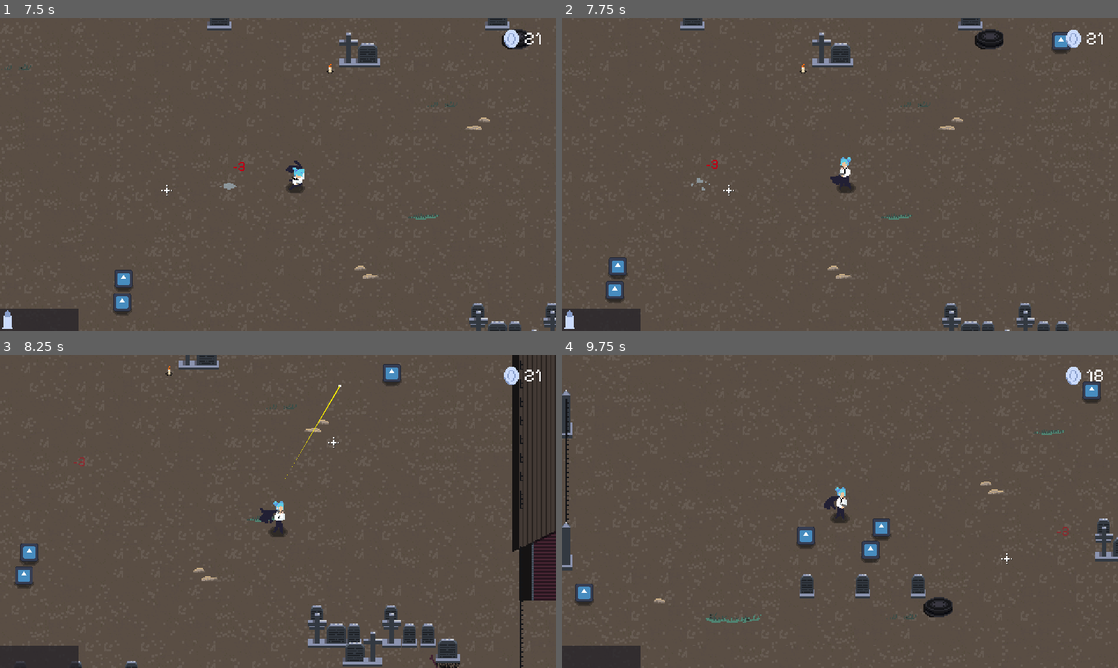
Above: before the commit, frames 1-4 (two rows, left to right).
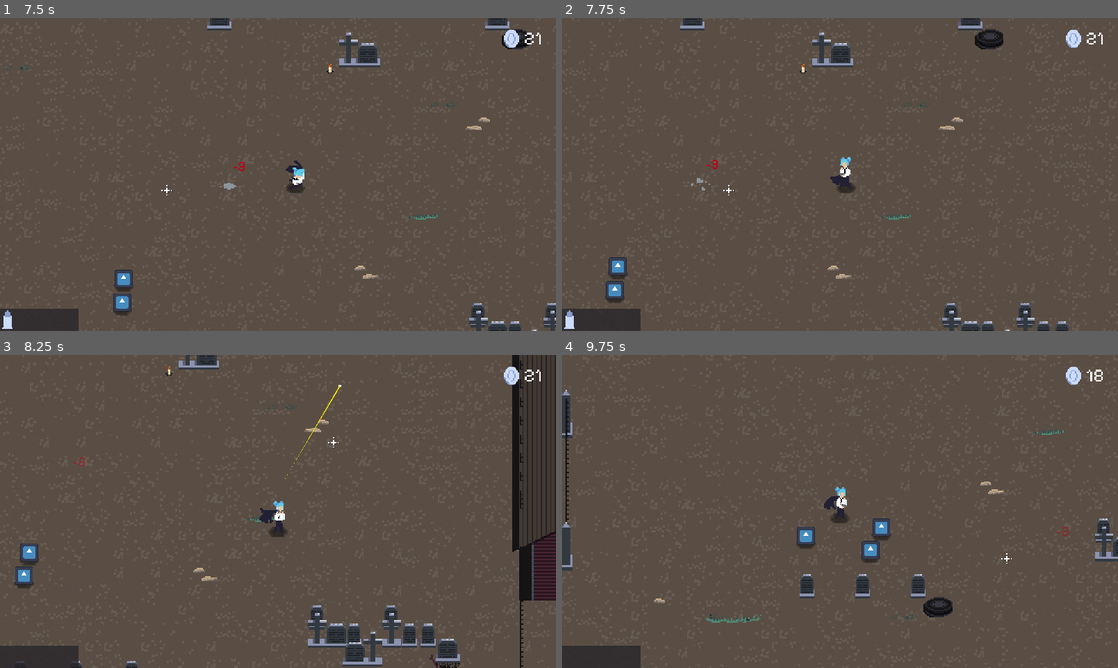
Above: after the commit, the same moments.

Repository: Niimphu/JGJ24
Game: Godot game, scene res://scenes/game/game.tscn
Two runs of this game, one before a commit and one after it. Both use one fixed random seed, a clock stepped at 60 frames per second and the inputs below. The engine's default icon, where the game draws it, is replaced by a stand-in: a white triangle on a blue panel in a dark square.
Inputs (mouse positions are in pixels of both pictures, inside the frame that each line leads up to):
- Up to frame 1 (7.5 s): tap Enter at 0.5 s; move the mouse to (400, 158) at 0.52 s; hold D (move_right) 0.53-1.28 s; click (400, 158) at 0.6 s; move the mouse to (166, 190) at 1.27 s; hold S (move_down) 1.28-2.03 s; tap Space (roll) every 1.5 s from 1.35 to 7.35 s; move the mouse to (333, 105) at 2.02 s; hold D (move_right) 2.03-2.78 s; click (333, 105) at 2.1 s; move the mouse to (250, 237) at 2.77 s; hold W (move_up) 2.78-3.53 s; move the mouse to (444, 221) at 3.52 s; hold A (move_left) 3.53-5.03 s; click (444, 221) at 3.6 s; tap R (reload) at 4.15 s; move the mouse to (111, 127) at 4.27 s; move the mouse to (305, 174) at 5.02 s; hold S (move_down) 5.03-5.78 s; click (305, 174) at 5.1 s; move the mouse to (194, 96) at 5.77 s; hold D (move_right) 5.78-6.53 s; move the mouse to (400, 158) at 6.52 s; hold W (move_up) 6.53-7.28 s; click (400, 158) at 6.6 s; move the mouse to (166, 190) at 7.27 s; hold D (move_right) from 7.28 s (still down)
- Up to frame 2 (7.75 s): keep holding D (move_right)
- Up to frame 3 (8.25 s): move the mouse to (333, 442) at 8.02 s; release D (move_right) at 8.03 s; hold S (move_down) from 8.03 s (still down); click (333, 442) at 8.1 s
- Up to frame 4 (9.75 s): move the mouse to (812, 574) at 8.77 s; release S (move_down) at 8.78 s; hold A (move_left) 8.78-9.53 s; tap Space (roll) at 8.85 s; move the mouse to (1006, 558) at 9.52 s; hold W (move_up) from 9.53 s (still down); click (1006, 558) at 9.6 s

Frame 1 is identical in both runs. In frame 2, 0.2% of the frame differs, in the area x 88-92%, y 4-12%; in frame 3, 0.2%; in frame 4, 0.5%, in the area x 2-97%, y 8-81%.

Commit message:
more wave logic

Diff:
--- a/scenes/entities/test_enemy.tscn
+++ b/scenes/entities/base_enemy.tscn
@@ -1,8 +1,8 @@
 [gd_scene load_steps=9 format=3 uid="uid://lo6v7voiebej"]
 
-[ext_resource type="Texture2D" uid="uid://bcxte0yk7bv2m" path="res://icon.svg" id="1_8w0e4"]
-[ext_resource type="Script" path="res://scenes/entities/test_enemy.gd" id="1_mpth1"]
-[ext_resource type="Texture2D" uid="uid://2r441fbxdbkp" path="res://assets/images/Shadow.png" id="2_swocn"]
+[ext_resource type="Script" path="res://scenes/entities/enemy.gd" id="1_cxify"]
+[ext_resource type="Texture2D" uid="uid://2r441fbxdbkp" path="res://assets/images/Shadow.png" id="2_1rki4"]
+[ext_resource type="Texture2D" uid="uid://bcxte0yk7bv2m" path="res://icon.svg" id="3_j43up"]
 
 [sub_resource type="CapsuleShape2D" id="CapsuleShape2D_31lw8"]
 radius = 2.2845
@@ -77,15 +77,15 @@
 collision_layer = 16
 motion_mode = 1
 wall_min_slide_angle = 0.0
-script = ExtResource("1_mpth1")
+script = ExtResource("1_cxify")
 
 [node name="Shadow" type="Sprite2D" parent="."]
-texture = ExtResource("2_swocn")
+texture = ExtResource("2_1rki4")
 
 [node name="Body" type="Sprite2D" parent="."]
 position = Vector2(0.0029526, -6.85559)
 scale = Vector2(0.120728, 0.122139)
-texture = ExtResource("1_8w0e4")
+texture = ExtResource("3_j43up")
 
 [node name="CollisionShape2D" type="CollisionShape2D" parent="."]
 position = Vector2(0.0230618, -0.233801)
--- a/scenes/entities/test_enemy.gd
+++ b/scenes/entities/enemy.gd
@@ -15,6 +15,8 @@
 @export var health := 1
 
 var player: Node2D
+
+signal died
 
 func _ready():
 	set_process(false)
@@ -68,4 +70,5 @@
 
 func finished_animation(anim_name: String) -> void:
 	if anim_name == "death":
+		died.emit()
 		queue_free()
--- a/scenes/game/game.gd
+++ b/scenes/game/game.gd
@@ -5,19 +5,36 @@
 
 @onready var popup_scene := preload("res://scenes/ui/popup.tscn")
 
+@onready var final_wave: int = WaveManager.waves.size()
+
 var coins := 36
 var current_wave := 0
+var current_wave_enemy_count := 0
+var wave_spawning := false
+
 
 func _ready():
 	CoinCount.text = str(coins)
 	Input.mouse_mode = Input.MOUSE_MODE_HIDDEN
+	WaveManager.wave_complete.connect(wave_complete)
 	spawn_next_wave()
 
 
 func spawn_next_wave():
+	current_wave_enemy_count = 0
+	wave_spawning = true
 	await get_tree().create_timer(3).timeout
 	WaveManager.spawn_wave(current_wave)
 
+
+func wave_complete() -> void:
+	current_wave += 1
+	if current_wave == final_wave:
+		print("final wave done")
+	else: #temp: change to shop logic
+		await get_tree().create_timer(3).timeout
+		spawn_next_wave()
+	print("finito")
 
 
 func update_coins(amount: int, location: Vector2) -> bool:
--- a/scenes/game/wave_manager.gd
+++ b/scenes/game/wave_manager.gd
@@ -3,30 +3,37 @@
 @export var EnemiesFolder: Node2D
 @export var Player: Node2D
 
-@onready var test_enemy := preload("res://scenes/entities/test_enemy.tscn")
+@onready var test_enemy := preload("res://scenes/entities/base_enemy.tscn")
 @onready var spawn_points := get_children().map(func(point: Node2D): return point.global_position)
 
 @onready var waves = [
 	[ # Wave 1
-		{ "type": test_enemy, "count": 3 },
+		{ "type": test_enemy, "count": 3 }
+	],
+	[ # Wave 2
+		{ "type": test_enemy, "count": 2 },
 		{ "type": test_enemy, "count": 5 }
-	#],
-	#[ # Wave 2
-		#{ "type": EnemyB, "count": 5 },
-		#{ "type": EnemyC, "count": 2 },
-		#{ "type": EnemyB, "count": 2, "type2": EnemyC, "count2": 1 }
+		#{ "type": test_enemy, "count": 2, "type2": EnemyC, "count2": 1 }
 	]
 ]
 
 var enemies_spawned := 0
+var enemies_killed := 0
 var burst_delay := 4 # time between bursts during wave
+var spawning := true
+
+signal wave_complete
 
 
 func spawn_wave(wave_number: int):
 	enemies_spawned = 0
+	enemies_killed = 0
+	spawning = true
 	for burst in waves[wave_number]:
 		spawn_burst(burst)
 		await get_tree().create_timer(burst_delay).timeout
+
+	spawning = false
 
 
 func spawn_burst(burst: Dictionary):
@@ -50,6 +57,15 @@
 	valid_spawns.erase(spawn_point)
 	new_enemy.begin(Player, enemies_spawned % 5)
 	enemies_spawned += 1
+	new_enemy.died.connect(enemy_killed)
+
+
+func enemy_killed() -> void:
+	enemies_killed += 1
+	if spawning:
+		return
+	if enemies_killed >= enemies_spawned:
+		wave_complete.emit()
 
 
 func get_furthest_points(num_points: int) -> Array:
